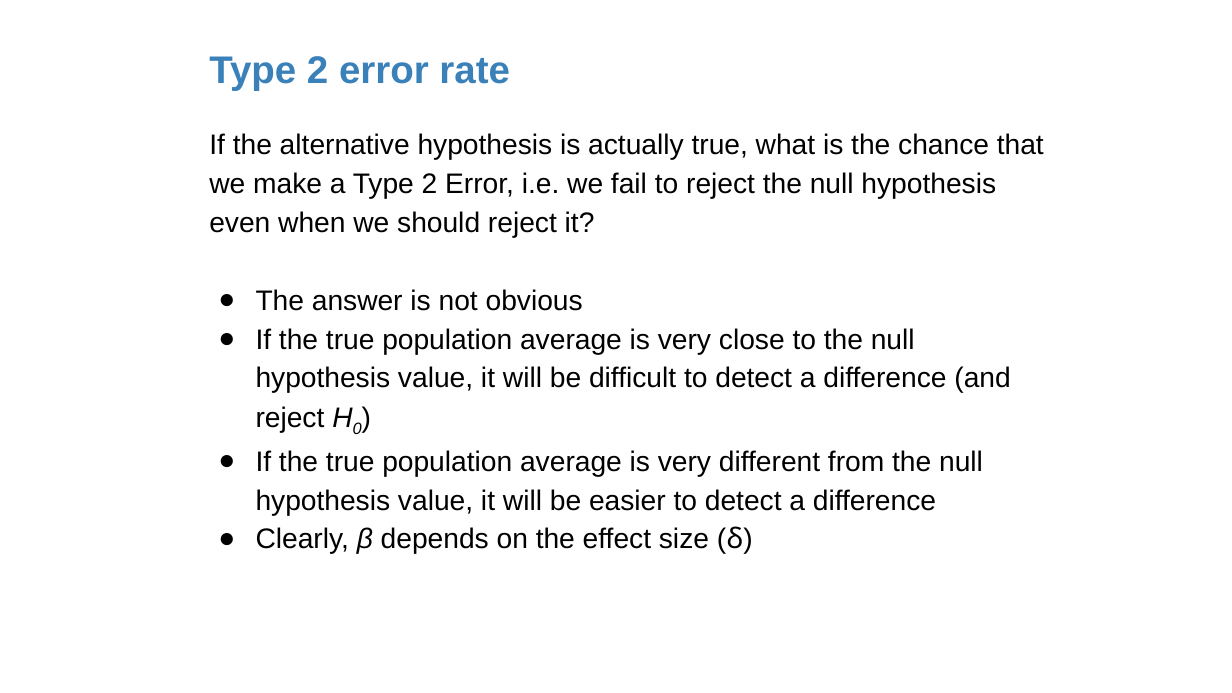
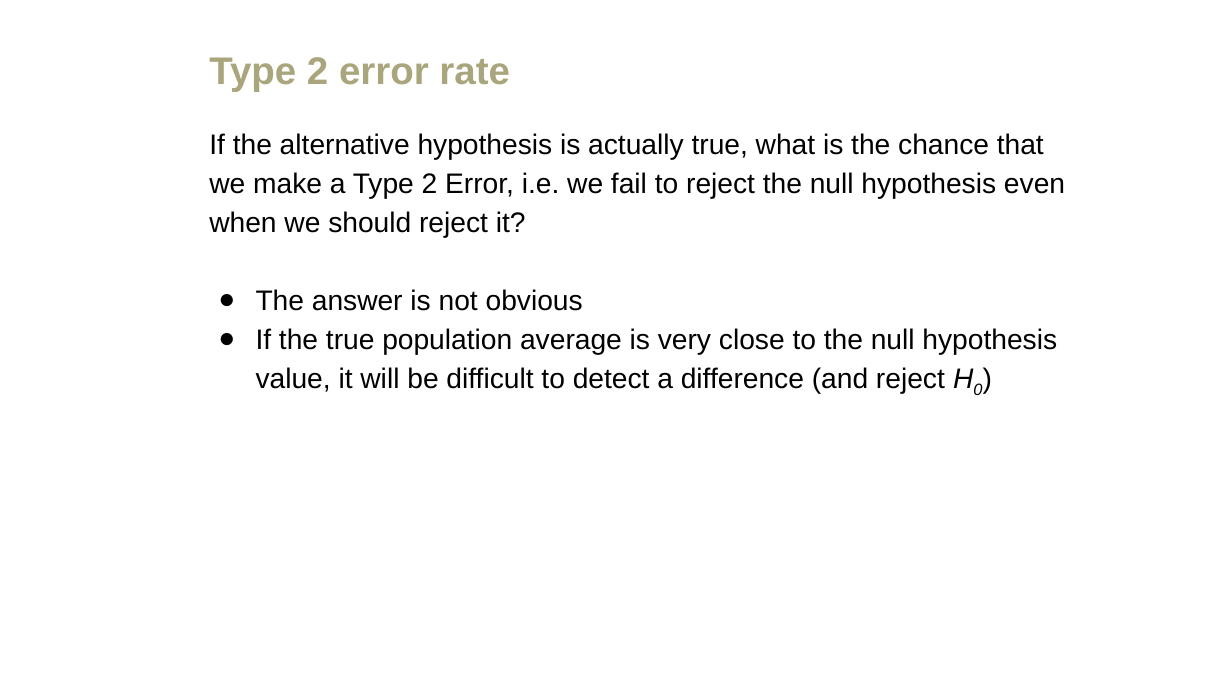
Before and after one commit to amosca01/MATH108-F23, a slide deck: slide 19 of slides/13-power-calculation.pptx (slide 8 before the commit). Drawn at 1232x693 pixels with LibreOffice and Linux fonts; fonts in the diff are those of the drawing. Boxes give left, top, right and bottom in pixels: in the first picture for what was removed or moved away, otherwise in the second. Text is boxed around its words. In the diff, an @@ line names an element or a change of style, - is before the commit and + after.

```diff
--- a/slides/13-power-calculation.pptx
+++ b/slides/13-power-calculation.pptx
@@ text "Type 2 error rate" at (209, 57, 510, 91): text colour #3A81BA to #A9A57C @@
@@ text at (256, 450, 983, 554): paragraphs removed @@
-● If the true population average is very different from the null hypothesis value, it will be easier to detect a difference
-● Clearly, β depends on the effect size (ẟ)
```
Also in this commit, not shown: 21 other slides changed, 26 slides added, 8 slides removed, 10 other files.
